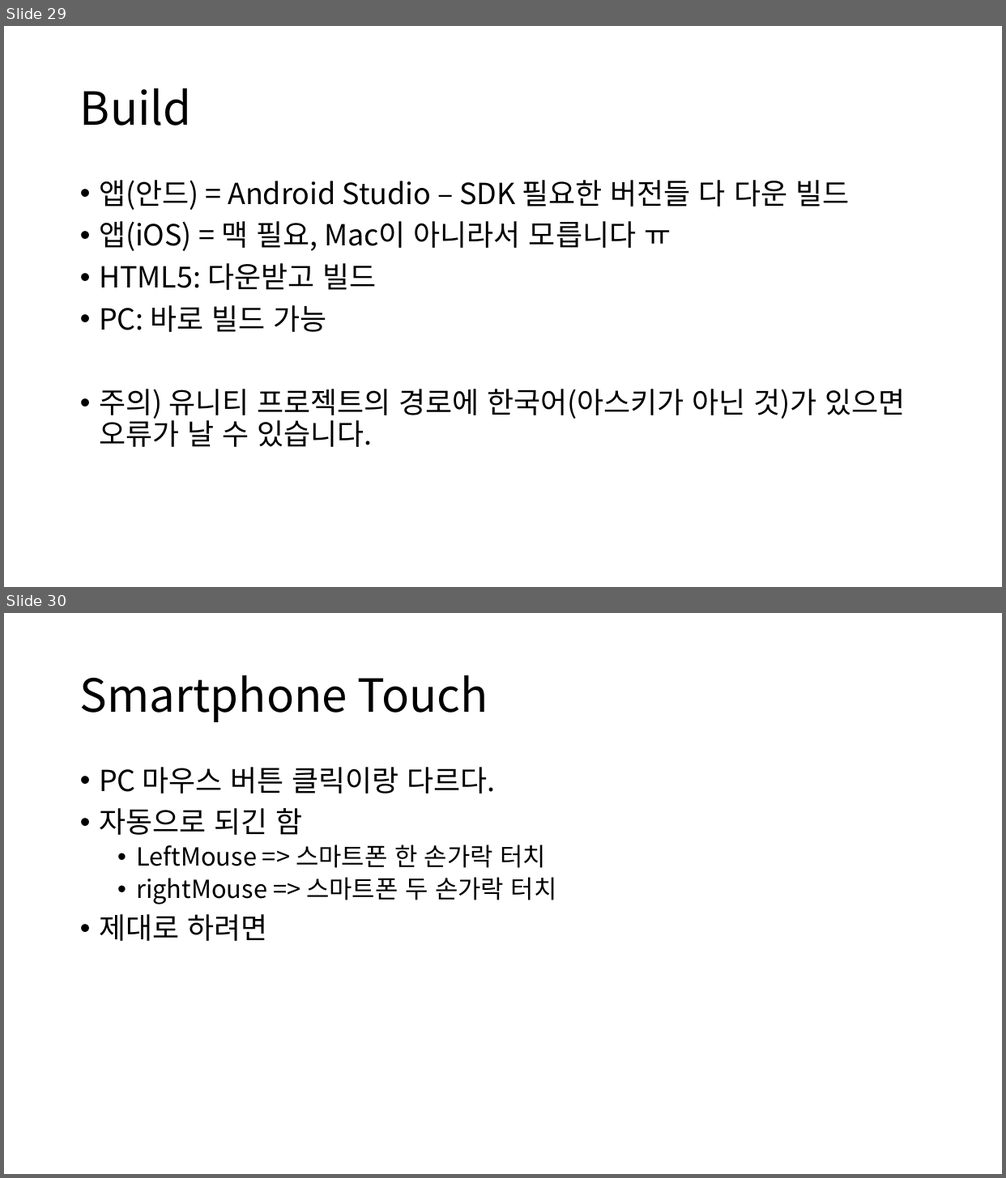
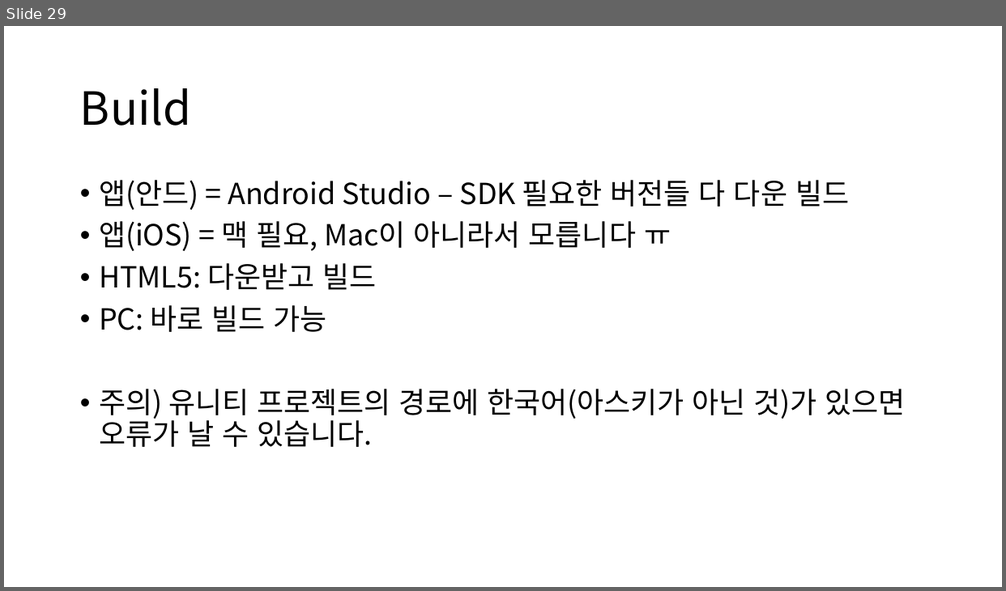
Before and after one commit to IamGroooooot/cien-unity-2019, a slide deck: 3주차.pptx. Shown one above the other, each under a label of ours: slides 29 and 30 before the commit, slide 29 after it. The pictures are 1006x1178 and 1006x591 pixels, drawn with LibreOffice and Linux fonts; fonts in the diff are those of the drawing. Boxes give left, top, right and bottom in pixels: in the first picture for what was removed or moved away, otherwise in the second. Text is boxed around its words. In the diff, an @@ line names an element or a change of style, - is before the commit and + after.

```diff
--- a/3주차.pptx
+++ b/3주차.pptx
@@ slide 30 removed at (x1=4, y1=613, x2=1002, y2=1174), background #FFFFFF @@
@@ title removed at (x1=80, y1=675, x2=488, y2=722) @@
-Smartphone Touch
@@ text removed at (x1=99, y1=767, x2=557, y2=941) @@
-• PC 마우스 버튼 클릭이랑 다르다.
-• 자동으로 되긴 함
-  • LeftMouse => 스마트폰 한 손가락 터치
-  • rightMouse => 스마트폰 두 손가락 터치
-• 제대로 하려면
```
Also in this commit, not shown: 3 slides changed.
